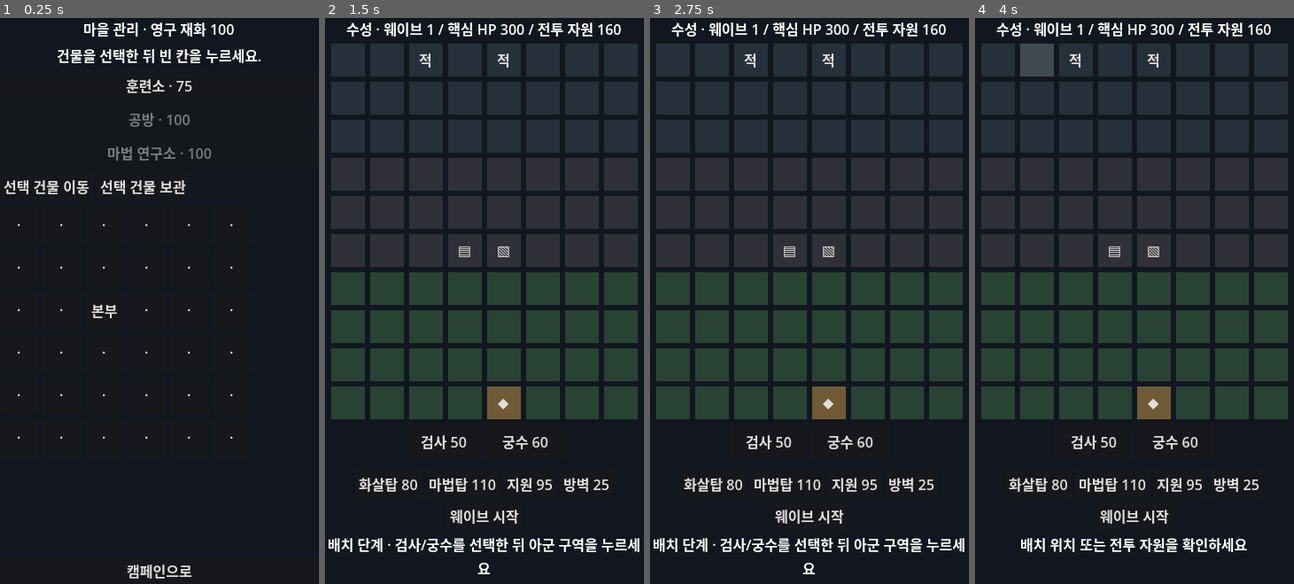
Above: before the commit, frames 1-4 (left to right).
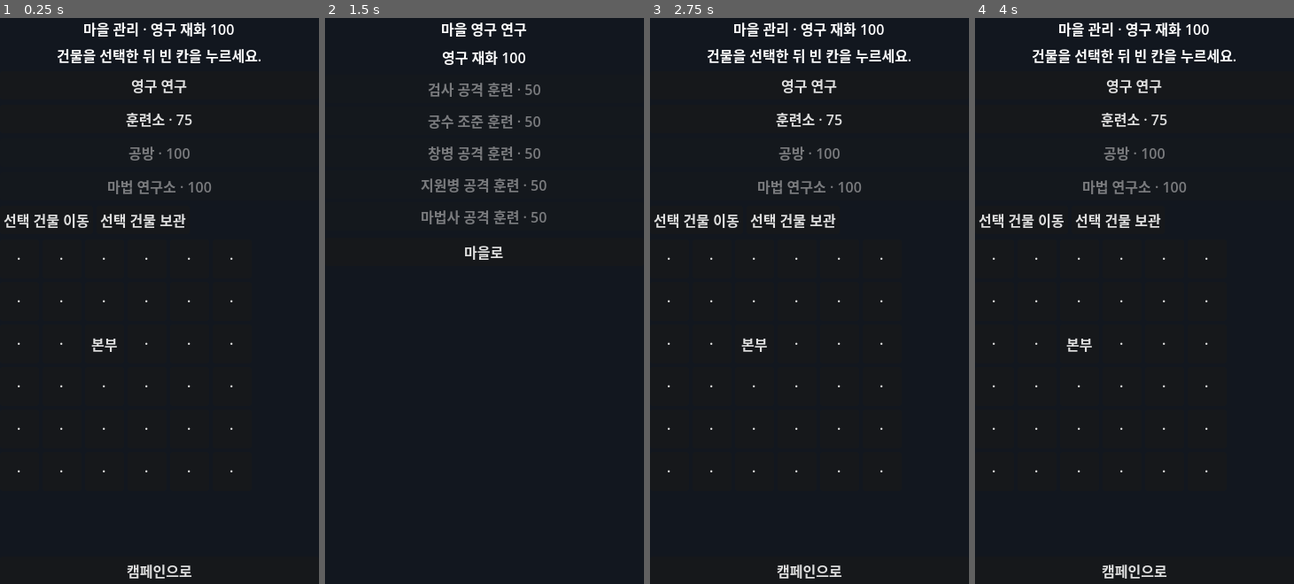
Above: after the commit, the same moments.

Repository: rkwkkh/holo-tactics
Game: Godot game, scene res://scenes/village.tscn
Same seed, same stepped clock (60 frames per second), same inputs: the game is played once before the commit and once after it. This scene is started directly instead of the project's main scene.
Inputs (mouse positions are in pixels of both pictures, inside the frame that each line leads up to):
- Up to frame 1 (0.25 s): no input
- Up to frame 2 (1.5 s): click "캠페인으로" (after the commit: "영구 연구") at 0.5 s; click (407, 221) at 1.25 s, where only the run before the commit has a clickable "M1 국경 초소 입장 가능"
- Up to frame 3 (2.75 s): click (809, 250) at 2 s, where only the run after the commit has a clickable "마을로"
- Up to frame 4 (4 s): click (997, 57) at 2.77 s; click (1035, 57) at 3.52 s

The runs differ from the first frame. In frame 1, 2.8% of the frame differs, in the area x 1-74%, y 10-81%; in frame 2, 53%; in frame 3, 53%, in the area x 1-99%, y 0-100%; in frame 4, 53%.

Commit message:
Connect permanent unit research to combat

Diff:
--- a/data/catalog.json
+++ b/data/catalog.json
@@ -106,7 +106,13 @@
       {"id":"building.arcane_lab","kind":"arcane_lab","label":"마법 연구소","cost":100,"requires_stage":"stage.m3.fortress","references":["stage.m3.fortress"],"dependencies":["stage.m3.fortress"]},
       {"id":"building.workshop","kind":"workshop","label":"공방","cost":100,"requires_stage":"stage.m2.crossroads","references":["stage.m2.crossroads"],"dependencies":["stage.m2.crossroads"]}
     ],
-    "research": [],
+    "research": [
+      {"id":"research.swordsman.damage","label":"검사 공격 훈련","unit_kind":"swordsman","building_kind":"training_hall","stat":"damage","amount":2,"cost":50,"requires_stage":"stage.m1.frontier","references":["unit.swordsman","building.training_hall","stage.m1.frontier"],"dependencies":["stage.m1.frontier"]},
+      {"id":"research.archer.damage","label":"궁수 조준 훈련","unit_kind":"archer","building_kind":"training_hall","stat":"damage","amount":2,"cost":50,"requires_stage":"stage.m1.frontier","references":["unit.archer","building.training_hall","stage.m1.frontier"],"dependencies":["stage.m1.frontier"]},
+      {"id":"research.spearman.damage","label":"창병 공격 훈련","unit_kind":"spearman","building_kind":"training_hall","stat":"damage","amount":2,"cost":50,"requires_stage":"stage.m2.crossroads","references":["unit.spearman","building.training_hall","stage.m2.crossroads"],"dependencies":["stage.m2.crossroads"]},
+      {"id":"research.support.damage","label":"지원병 공격 훈련","unit_kind":"support","building_kind":"arcane_lab","stat":"damage","amount":2,"cost":50,"requires_stage":"stage.m3.fortress","references":["unit.support","building.arcane_lab","stage.m3.fortress"],"dependencies":["stage.m3.fortress"]},
+      {"id":"research.mage.damage","label":"마법사 공격 훈련","unit_kind":"mage","building_kind":"arcane_lab","stat":"damage","amount":2,"cost":50,"requires_stage":"stage.m4.forest","references":["unit.mage","building.arcane_lab","stage.m4.forest"],"dependencies":["stage.m4.forest"]}
+    ],
     "ai_profiles": [
       {"id": "ai.goblin.warrior", "weights": {"attack": 1.2, "objective": 1.0}, "references": [], "dependencies": []},
       {"id": "ai.goblin.archer", "weights": {"attack": 1.3, "objective": 0.7}, "references": [], "dependencies": []},
--- /dev/null
+++ b/scenes/village_research.tscn
@@ -0,0 +1,12 @@
+[gd_scene load_steps=2 format=3]
+
+[ext_resource type="Script" path="res://scripts/village_research_view.gd" id="1"]
+
+[node name="VillageResearch" type="Control"]
+layout_mode = 3
+anchors_preset = 15
+anchor_right = 1.0
+anchor_bottom = 1.0
+grow_horizontal = 2
+grow_vertical = 2
+script = ExtResource("1")
--- a/scripts/battle_model.gd
+++ b/scripts/battle_model.gd
@@ -10,6 +10,9 @@
 var content: Dictionary = {}
 var stage: Dictionary = {}
 var balance_seed: Dictionary = {}
+var base_balance_seed: Dictionary = {}
+var research_definitions: Dictionary = {}
+var permanent_research: Array[String] = []
 var upgrade_definitions: Dictionary = {}
 var skill_definitions: Dictionary = {}
 var facility_definitions: Dictionary = {}
@@ -46,7 +49,10 @@
 		return
 	content = parsed
 	for unit in content.categories.units:
-		balance_seed[unit.kind] = unit
+		base_balance_seed[unit.kind] = unit.duplicate(true)
+		balance_seed[unit.kind] = unit.duplicate(true)
+	for research in content.categories.research:
+		research_definitions[research.id] = research
 	for upgrade in content.categories.upgrades:
 		upgrade_definitions[upgrade.id] = upgrade
 	for skill in content.categories.skills:
@@ -74,6 +80,21 @@
 	core_hp = stage.core_hp
 	combat_gold = stage.start_resource
 	_prepare_wave_preview()
+
+func set_permanent_research(research_ids: Array) -> bool:
+	var selected: Array[String] = []
+	for research_id in research_ids:
+		if not research_id is String or not research_definitions.has(research_id) or selected.has(research_id):
+			return false
+		selected.append(research_id)
+	balance_seed = base_balance_seed.duplicate(true)
+	permanent_research = selected
+	for research_id in permanent_research:
+		var research: Dictionary = research_definitions[research_id]
+		var unit_kind: String = research.unit_kind
+		if balance_seed.has(unit_kind) and balance_seed[unit_kind].team == "ally" and research.stat == "damage":
+			balance_seed[unit_kind].damage += float(research.amount)
+	return true
 
 func deploy(kind: String, cell: Vector2i) -> bool:
 	if not balance_seed.has(kind) or balance_seed[kind].team != "ally" or not stage.get("available_units", []).has(kind) or not _is_inside(cell) or cell.y < 6 or cell == core_cell or blocked_cells.has(cell) or _wall_at(cell) >= 0 or _occupied(cell):
@@ -409,9 +430,12 @@
 		var cell := Vector2i(definition.cell[0], definition.cell[1])
 		var wall_index := _wall_at(cell)
 		saved_walls.append({"cell": [cell.x, cell.y], "hp": walls[wall_index].hp if wall_index >= 0 else 0.0})
-	return {"stage_id": stage_id, "run_id": run_id, "mode": sta …(136 unchanged characters)… ersion": ProjectVersions.SAVE_VERSION, "wave": wave, "phase": phase, "core_hp":  …(166 unchanged characters)…
+	return {"stage_id": stage_id, "run_id": run_id, "mode": sta …(136 unchanged characters)… ersion": ProjectVersions.SAVE_VERSION, "permanent_research": permanent_research, "wave": wave, "phase": phase, "core_hp":  …(166 unchanged characters)…
 
 func restore(snapshot: Dictionary) -> bool:
+	var saved_research: Variant = snapshot.get("permanent_research", [])
+	if not saved_research is Array or not set_permanent_research(saved_research):
+		return false
 	if snapshot.get("stage_id") != stage_id or snapshot.get("mode") != stage.get("mode") or (snapshot.has("run_id") and (n …(699 unchanged characters)…
 		return false
 	var restored_core := float(snapshot.get("core_hp", 0.0))
--- a/scripts/battle_view.gd
+++ b/scripts/battle_view.gd
@@ -37,6 +37,8 @@
 	progress_available = progress.load_progress()
 	if not progress_available:
 		status_override = "영구 진행 저장을 읽지 못했습니다. 원본 데이터를 보존하고 보상 정산을 중단했습니다."
+	else:
+		battle.set_permanent_research(progress.data.unlocked_research)
 	stage_title = "수성" if battle.stage.get("mode") == "defense" else "공성"
 	var saved := store.load_checkpoint()
 	var resume := FileAccess.file_exists(store.path)
--- a/scripts/content_validator.gd
+++ b/scripts/content_validator.gd
@@ -106,6 +106,14 @@
 			errors.append("%s has invalid facility splash data" % facility.get("id", "<missing-id>"))
 		elif facility.heal > 0 and (facility.range < 1 or facility.attack_time <= 0 or facility.team != "ally"):
 			errors.append("%s has invalid facility healing data" % facility.get("id", "<missing-id>"))
+	var town_buildings := _as_array(categories.get("town_buildings", []))
+	for research in _as_array(categories.get("research", [])):
+		if not research is Dictionary:
+			continue
+		var research_units: Array = unit_items.filter(func(unit): return unit is Dictionary and unit.get("kind") == research.get("unit_kind") and unit.get("team") == "ally")
+		var research_buildings: Array = town_buildings.filter(func(building): return building is Dictionary and building.get("kind") == research.get("building_kind"))
+		if research_units.size() != 1 or research_buildings.size() != 1 or research.get("stat") != "damage" or not _is_positive_number(research.get("amount")) or not _is_nonnegative_integer(research.get("cost")) or not ids.has(research.get("requires_stage", "")):
+			errors.append("%s has invalid permanent research data" % research.get("id", "<missing-id>"))
 	for profile in _as_array(categories.get("ai_profiles", [])):
 		var weights: Variant = profile.get("weights") if profile is Dictionary else null
 		if not weights is Dictionary or weights.is_empty():
--- a/scripts/village_model.gd
+++ b/scripts/village_model.gd
@@ -5,6 +5,7 @@
 const ROWS := 6
 var progress: ProgressStore
 var definitions: Dictionary = {}
+var research_definitions: Dictionary = {}
 var available := false
 
 func _init(save_path: String = ProgressStore.PATH) -> void:
@@ -22,6 +23,8 @@
 		return
 	for definition in catalog.categories.get("town_buildings", []):
 		definitions[definition.kind] = definition
+	for research in catalog.categories.get("research", []):
+		research_definitions[research.id] = research
 
 func building_at(cell: Vector2i) -> Dictionary:
 	for building in progress.data.get("buildings", []):
@@ -43,6 +46,25 @@
 
 func is_stored(kind: String) -> bool:
 	return bool(_building_by_kind(kind).get("stored", false))
+
+func can_purchase_research(research_id: String) -> bool:
+	if not available or not research_definitions.has(research_id) or progress.data.unlocked_research.has(research_id):
+		return false
+	var research: Dictionary = research_definitions[research_id]
+	if not has_building(research.building_kind) or int(research.cost) > progress.data.permanent_currency:
+		return false
+	if not _is_unlocked(research) or research.dependencies.any(func(id): return not progress.data.completed_stages.has(id) and not progress.data.unlocked_research.has(id)):
+		return false
+	return true
+
+func purchase_research(research_id: String) -> bool:
+	if not can_purchase_research(research_id):
+		return false
+	var before := progress.data.duplicate(true)
+	var research: Dictionary = research_definitions[research_id]
+	progress.data.permanent_currency -= int(research.cost)
+	progress.data.unlocked_research.append(research_id)
+	return _save_or_restore(before)
 
 func place_building(kind: String, cell: Vector2i) -> bool:
 	if not can_build(kind) or not _is_valid_cell(cell) or not building_at(cell).is_empty():
--- /dev/null
+++ b/scripts/village_research_view.gd
@@ -0,0 +1,45 @@
+extends Control
+
+var model: VillageModel
+var layout: VBoxContainer
+var list: VBoxContainer
+var balance: Label
+
+func _ready() -> void:
+	model = VillageModel.new()
+	layout = VBoxContainer.new()
+	layout.set_anchors_and_offsets_preset(Control.PRESET_FULL_RECT)
+	layout.add_theme_constant_override("separation", 8)
+	add_child(layout)
+	var title := Label.new()
+	title.text = "마을 영구 연구"
+	title.horizontal_alignment = HORIZONTAL_ALIGNMENT_CENTER
+	layout.add_child(title)
+	balance = Label.new()
+	balance.horizontal_alignment = HORIZONTAL_ALIGNMENT_CENTER
+	layout.add_child(balance)
+	list = VBoxContainer.new()
+	layout.add_child(list)
+	_refresh()
+	var back := Button.new()
+	back.text = "마을로"
+	back.pressed.connect(func(): get_tree().change_scene_to_file("res://scenes/village.tscn"))
+	layout.add_child(back)
+
+func _refresh() -> void:
+	balance.text = "영구 재화 %d" % model.progress.data.permanent_currency if model.available else "저장 오류 · 연구 구매 잠김"
+	for child in list.get_children():
+		list.remove_child(child)
+		child.queue_free()
+	for research_id in model.research_definitions:
+		var research: Dictionary = model.research_definitions[research_id]
+		var button := Button.new()
+		var owned: bool = model.progress.data.get("unlocked_research", []).has(research_id)
+		button.text = "%s · %d%s" % [research.label, research.cost, " · 완료" if owned else ""]
+		button.disabled = owned or not model.can_purchase_research(research_id)
+		button.pressed.connect(_purchase.bind(research_id))
+		list.add_child(button)
+
+func _purchase(research_id: String) -> void:
+	if model.purchase_research(research_id):
+		_refresh()
--- a/scripts/village_view.gd
+++ b/scripts/village_view.gd
@@ -20,6 +20,11 @@
 	status.text = "건물을 선택한 뒤 빈 칸을 누르세요." if model.available else "저장 데이터를 읽지 못해 마을 변경을 잠갔습니다."
 	status.horizontal_alignment = HORIZONTAL_ALIGNMENT_CENTER
 	layout.add_child(status)
+	var research_button := Button.new()
+	research_button.text = "영구 연구"
+	research_button.disabled = not model.available
+	research_button.pressed.connect(func(): get_tree().change_scene_to_file("res://scenes/village_research.tscn"))
+	layout.add_child(research_button)
 	for kind in ["training_hall", "workshop", "arcane_lab"]:
 		var definition: Dictionary = model.definitions[kind]
 		var button := Button.new()
--- a/tests/run.gd
+++ b/tests/run.gd
@@ -42,6 +42,26 @@
 	village_unlock_test.progress.data.completed_stages.append("stage.m2.crossroads")
 	assert(village_unlock_test.progress.save_progress() and village_unlock_test.place_building("workshop", Vector2i(0, 0)))
 	assert(village_unlock_test.has_building("workshop") and village_unlock_test.progress.data.permanent_currency == 0)
+	var research_path := "user://village_research_test.json"
+	var research_village := VillageModel.new(research_path)
+	research_village.progress.data.completed_stages.append("stage.m1.frontier")
+	research_village.progress.data.permanent_currency = 200
+	assert(research_village.progress.save_progress())
+	assert(not research_village.can_purchase_research("research.swordsman.damage"))
+	assert(research_village.place_building("training_hall", Vector2i(0, 0)))
+	assert(research_village.can_purchase_research("research.swordsman.damage"))
+	assert(research_village.purchase_research("research.swordsman.damage"))
+	assert(not research_village.purchase_research("research.swordsman.damage"))
+	assert(research_village.store_building("training_hall"))
+	assert(not research_village.can_purchase_research("research.archer.damage"))
+	var researched_battle := BattleModel.new()
+	assert(researched_battle.set_permanent_research(["research.swordsman.damage"]))
+	assert(not researched_battle.set_permanent_research(["research.missing"]))
+	assert(researched_battle.deploy("swordsman", Vector2i(3, 6)))
+	assert(researched_battle.units[0].damage == researched_battle.balance_seed.swordsman.damage)
+	var researched_restore := BattleModel.new()
+	assert(researched_restore.restore(researched_battle.to_dict()))
+	assert(researched_restore.permanent_research == ["research.swordsman.damage"])
 	var legacy_path := "user://legacy_progress_test.json"
 	var legacy := village_unlock_test.progress.data.duplicate(true)
 	legacy.erase("buildings")
@@ -57,7 +77,7 @@
 	var protected_village := VillageModel.new(corrupt_path)
 	assert(not protected_village.available and not protected_village.place_building("training_hall", Vector2i(0, 0)))
 	assert(FileAccess.get_file_as_string(corrupt_path) == "{}")
-	for path in [village_test_path, village_unlock_path]:
+	for path in [village_test_path, village_unlock_path, research_path]:
 		for suffix in ["", ".tmp", ".bak"]:
 			var cleanup_path: String = path + suffix
 			if FileAccess.file_exists(cleanup_path): DirAccess.remove_absolute(ProjectSettings.globalize_path(cleanup_path))
@@ -80,6 +100,9 @@
 	assert(GridPathfinder.find_path(Vector2i(0, 0), Vector2i(2, 0), 3, 1, {Vector2i(1, 0): true}).is_empty())
 	var seeded_catalog: Dictionary = JSON.parse_string(FileAccess.get_file_as_string("res://data/catalog.json"))
 	assert(ContentValidator.validate(seeded_catalog).is_empty())
+	var invalid_research_catalog: Dictionary = seeded_catalog.duplicate(true)
+	invalid_research_catalog.categories.research[0].amount = 0
+	assert(ContentValidator.validate(invalid_research_catalog).any(func(error): return error.contains("invalid permanent research data")))
 	assert(seeded_catalog.categories.units.filter(func(unit): return unit.team == "ally").size() == 5)
 	assert(seeded_catalog.categories.units.filter(func(unit): return unit.team == "enemy").size() == 6)
 	var roster_deploy_test := BattleModel.new()
Not shown, added: scripts/village_research_view.gd.uid
Not shown, changed: IMPLEMENTATION_PLAN.md
Not shown, changed: ISSUES.md
Not shown, changed: PROGRESS.md
Not shown, changed: TEST_REPORT.md
